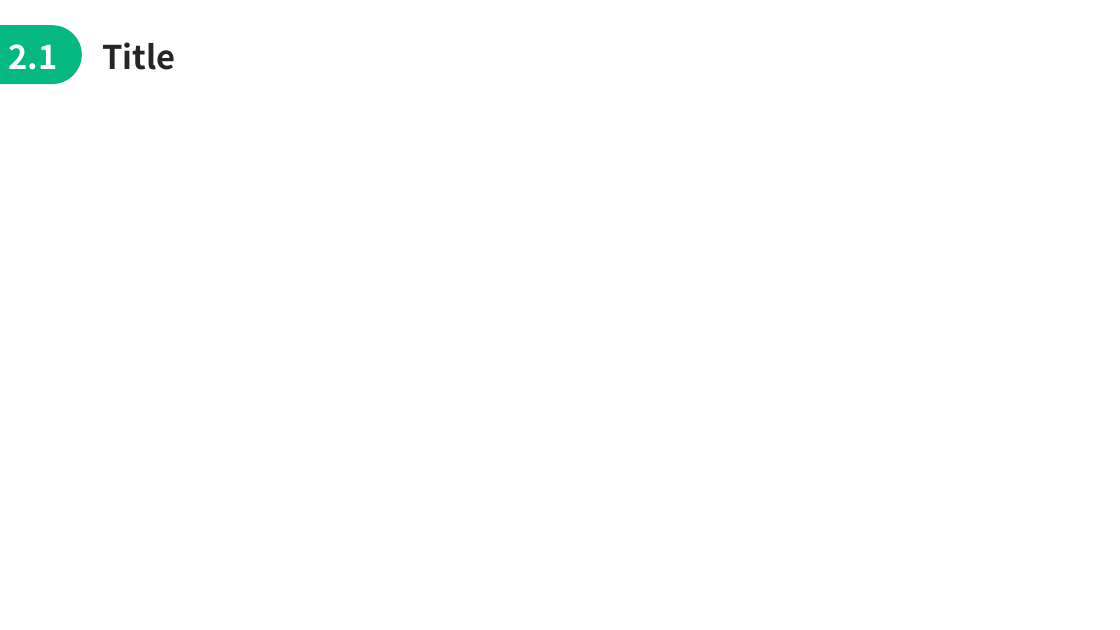
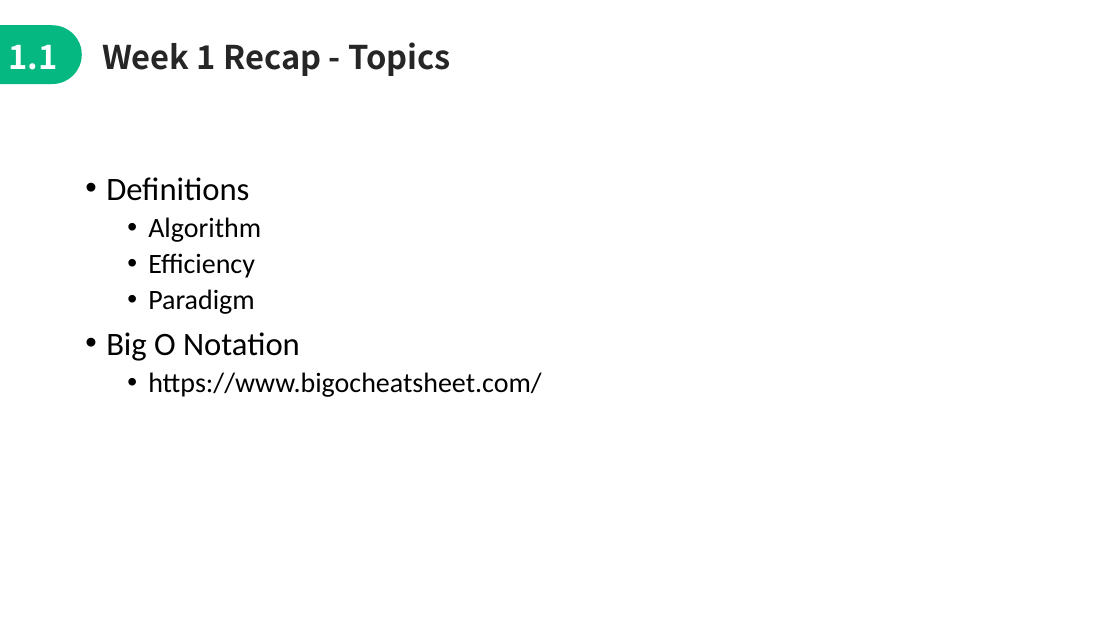
Before and after one commit to jimmyyih518/DSA2022Fall, a slide deck: slide 4 of week2/week2_slides.pptx. Drawn at 1120x630 pixels with LibreOffice and Linux fonts; fonts in the diff are those of the drawing. Boxes give left, top, right and bottom in pixels: in the first picture for what was removed or moved away, otherwise in the second. Text is boxed around its words. In the diff, an @@ line names an element or a change of style, - is before the commit and + after.

Commit message:
update week2 materials

```diff
--- a/week2/week2_slides.pptx
+++ b/week2/week2_slides.pptx
@@ text at <box>8,44,57,70</box>: text changed @@
-2.1
+1.1
@@ text at <box>102,42,450,76</box>: text changed @@
-Title
+Week 1 Recap - Topics
@@ text added at <box>106,177,542,397</box>, 24 pt, text #000000 @@
+• Definitions
+  • Algorithm
+  • Efficiency
+  • Paradigm
+• Big O Notation
+  • https://www.bigocheatsheet.com/
```
Also in this commit, not shown: 6 other slides changed, 26 slides added, 4 slides removed, 5 other files.
